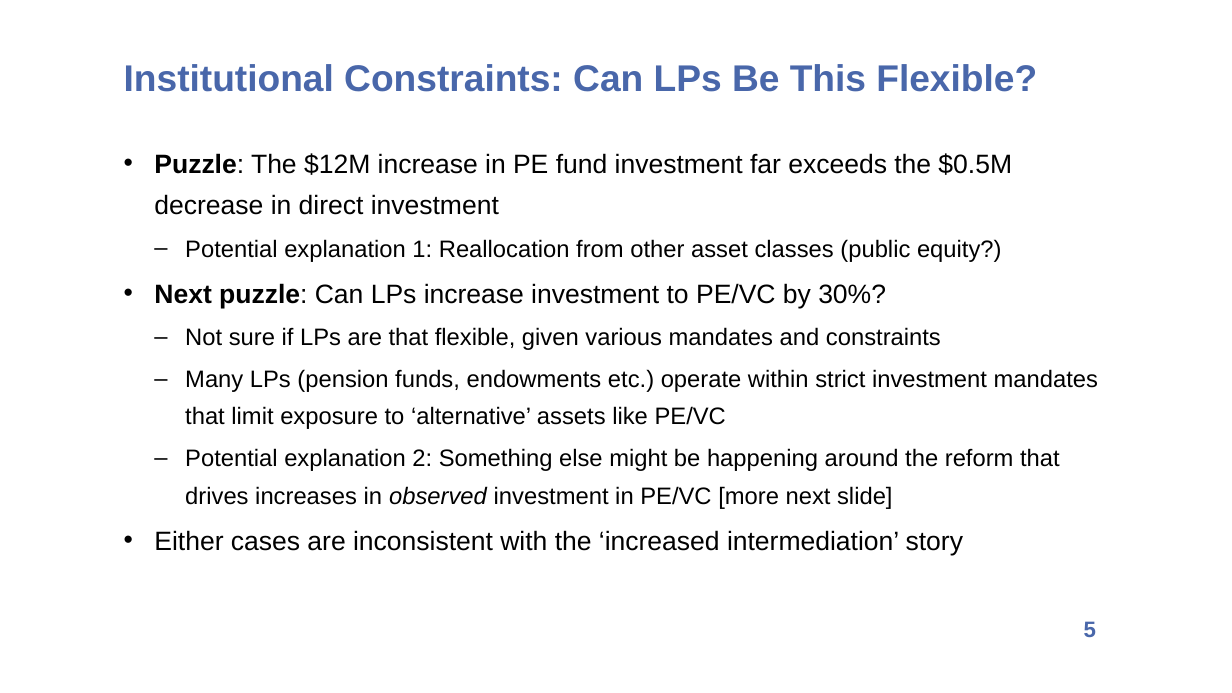
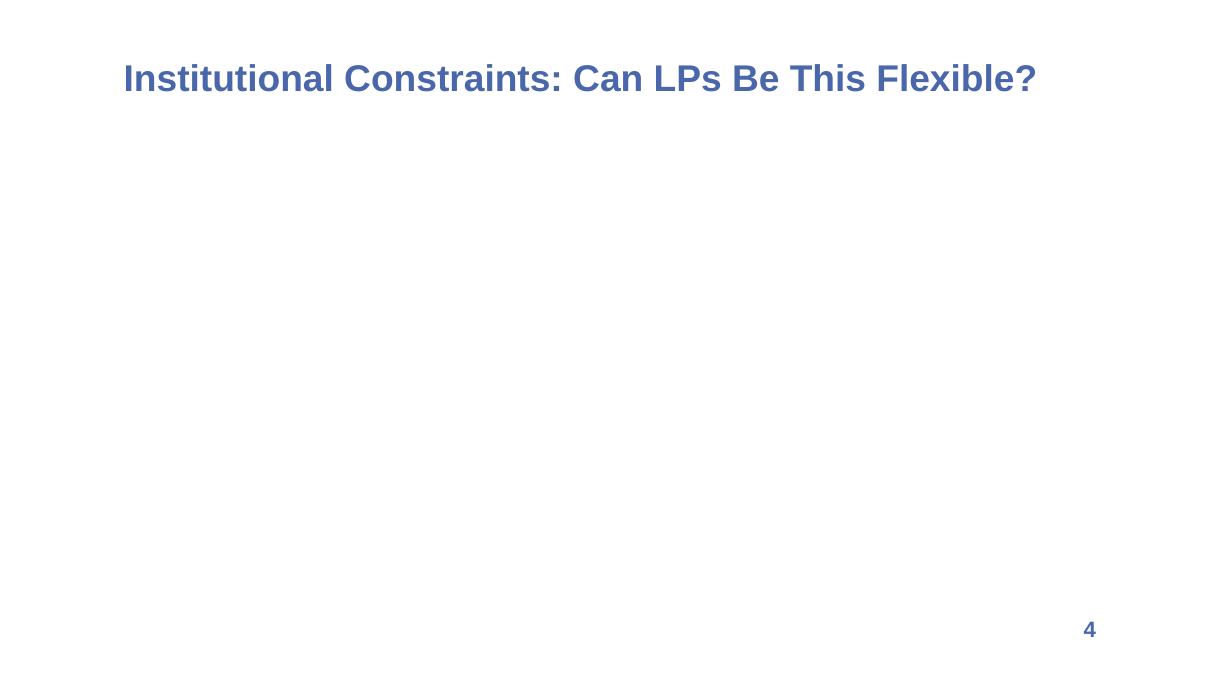
Before and after one commit to d0nghyunkang/d0nghyunkang.github.io, a slide deck: slide 4 of files/Discussion-Kang-PE Regulatory Oversight-10mins.pptx (slide 5 before the commit). Drawn at 1232x693 pixels with LibreOffice and Linux fonts; fonts in the diff are those of the drawing; grey boxes stand for pictures. Boxes give left, top, right and bottom in pixels: in the first picture for what was removed or moved away, otherwise in the second. Text is boxed around its words. In the diff, an @@ line names an element or a change of style, - is before the commit and + after.

```diff
--- a/files/Discussion-Kang-PE Regulatory Oversight-10mins.pptx
+++ b/files/Discussion-Kang-PE Regulatory Oversight-10mins.pptx
@@ text removed at <box>154,153,1098,555</box> @@
-• Puzzle: The $12M increase in PE fund investment far exceeds the $0.5M decrease in direct investment
-  – Potential explanation 1: Reallocation from other asset classes (public equity?)
-• Next puzzle: Can LPs increase investment to PE/VC by 30%?
-  – Not sure if LPs are that flexible, given various mandates and constraints
-  – Many LPs (pension funds, endowments etc.) operate within strict investment mandates that limit exposure to ‘alternative’ assets like PE/VC
-  – Potential explanation 2: Something else might be happening around the reform that drives increases in observed investment in PE/VC [more next slide]
-• Either cases are inconsistent with the ‘increased intermediation’ story
@@ page number at <box>1084,621,1096,637</box>: text changed @@
-5
+4
```
Also in this commit, not shown: 3 other slides changed, 1 slide removed.
